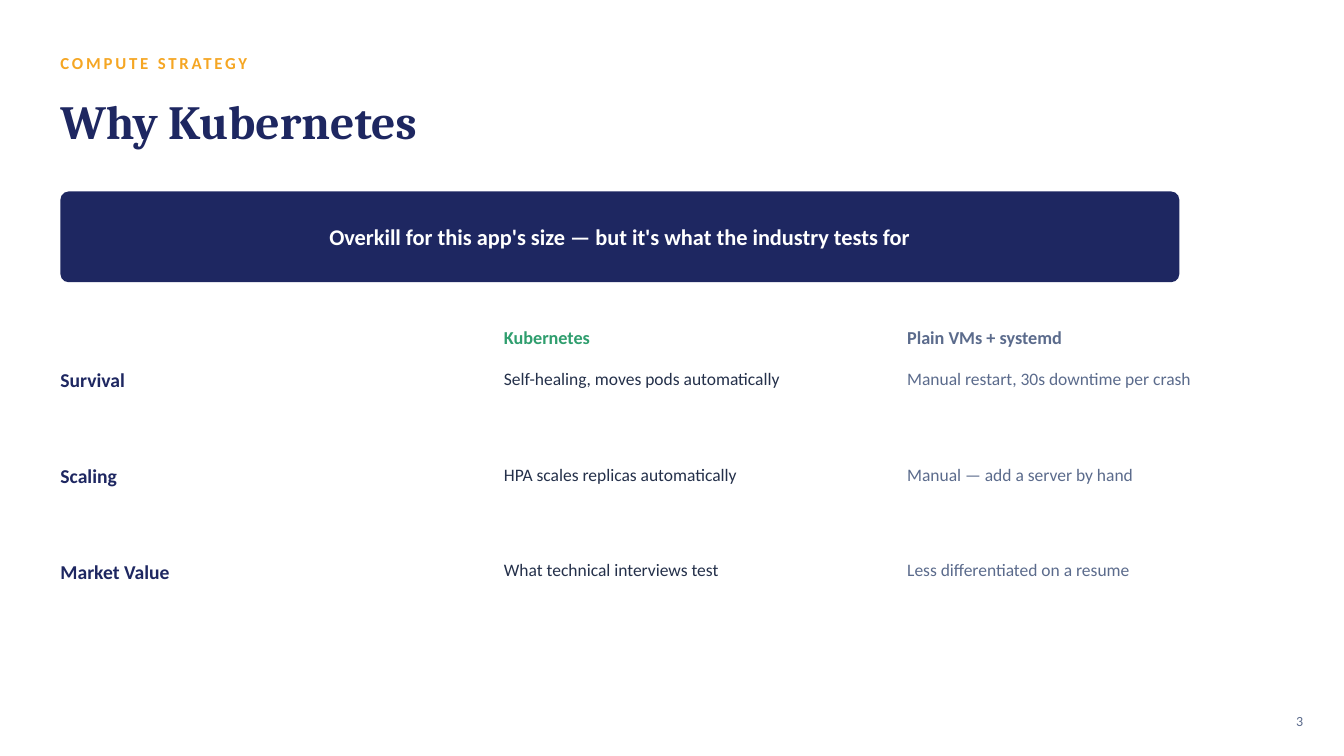
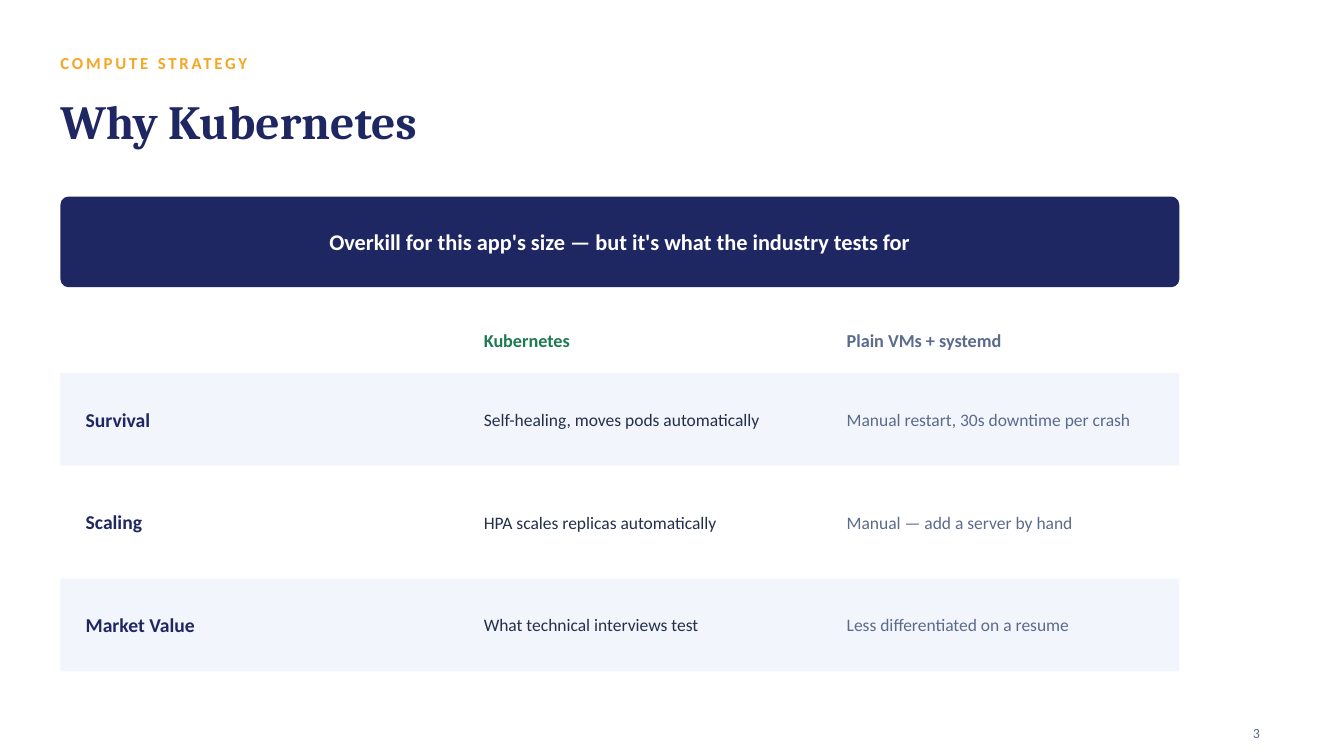
Before and after one commit to rotemamt/statuspage-on-aws-eks, a slide deck: slide 3 of Status-Page-Presentation.pptx. Drawn at 1344x756 pixels with LibreOffice and Linux fonts; fonts in the diff are those of the drawing. Boxes give left, top, right and bottom in pixels: in the first picture for what was removed or moved away, otherwise in the second. Text is boxed around its words. In the diff, an @@ line names an element or a change of style, - is before the commit and + after.

```diff
--- a/Status-Page-Presentation.pptx
+++ b/Status-Page-Presentation.pptx
@@ rounded rectangle: place and size @@
-rounded rectangle at (60,192,1180,282)
+rounded rectangle at (60,197,1180,287)
@@ text "Overkill for this app's size ...": place and size @@
-text "Overkill for this app's size ..." at (329,229,910,249)
+text "Overkill for this app's size ..." at (329,234,910,254)
@@ text "Kubernetes": place and size @@
-text "Kubernetes" at (504,331,590,344)
+text "Kubernetes" at (484,334,570,347)
@@ text "Kubernetes" at (484,334,570,347): text colour #2F9E6E to #1E7A52 @@
@@ text "Plain VMs + systemd": place and size @@
-text "Plain VMs + systemd" at (907,331,1062,347)
+text "Plain VMs + systemd" at (847,334,1001,350)
@@ rectangle added at (60,373,1180,466), fill #F2F5FC @@
@@ text "Survival": place and size @@
-text "Survival" at (60,373,125,387)
+text "Survival" at (86,413,151,427)
@@ text "Self-healing, moves pods automatically": place and size @@
-text "Self-healing, moves pods automatically" at (504,373,780,388)
+text "Self-healing, moves pods automatically" at (484,414,759,429)
@@ text "Manual restart, 30s downtime per ...": place and size @@
-text "Manual restart, 30s downtime per ..." at (907,373,1191,388)
+text "Manual restart, 30s downtime per ..." at (847,414,1131,429)
@@ text "Scaling": place and size @@
-text "Scaling" at (60,469,117,487)
+text "Scaling" at (86,515,143,533)
@@ text "HPA scales replicas automatically": place and size @@
-text "HPA scales replicas automatically" at (504,469,737,484)
+text "HPA scales replicas automatically" at (484,517,717,532)
@@ text "Manual — add a server ...": place and size @@
-text "Manual — add a server ..." at (907,469,1133,484)
+text "Manual — add a server ..." at (847,517,1073,532)
@@ rectangle added at (60,579,1180,671), fill #F2F5FC @@
@@ text "Market Value": place and size @@
-text "Market Value" at (60,565,169,579)
+text "Market Value" at (86,618,194,632)
@@ text "What technical interviews test": place and size @@
-text "What technical interviews test" at (504,564,719,576)
+text "What technical interviews test" at (484,619,698,631)
@@ vertical alignment top to middle in 9 elements at (86,413,151,427), (86,515,143,533), (86,618,194,632), (484,414,759,429), (484,517,717,532), (484,619,698,631), (847,414,1131,429), (847,517,1073,532), (847,619,1069,631) @@
@@ text "Less differentiated on a resume": place and size @@
-text "Less differentiated on a resume" at (907,564,1129,576)
+text "Less differentiated on a resume" at (847,619,1069,631)
@@ text "3": place and size @@
-text "3" at (1296,717,1303,726)
+text "3" at (1253,729,1260,738)
@@ text "3" at (1253,729,1260,738): alignment right to left @@
```
Also in this commit, not shown: 12 other slides changed, 1 slide added, 1 slide removed, 3 other files.
